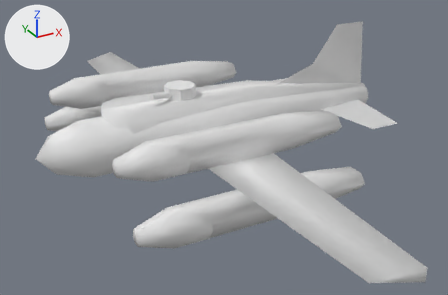
A saved change to the Blender file Assets/Models/Vehicles/Airplanes/bomber b lowpoly.blend.
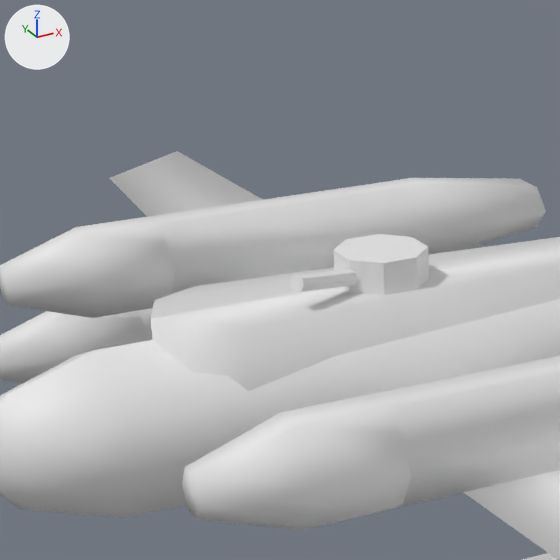
Old and new are each drawn whole from a 50 mm lens placed at (-15.11, -37.39, 15.25), pointed at (4.75, -1.28, -2.8) and again close up on the part from 11% to 54% of the width and 0% to 65% of the height. Every picture has the same lights, and +X, +Y and +Z are marked at upper left.
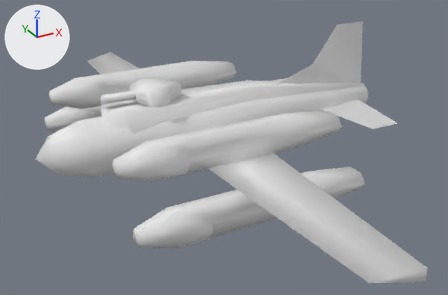
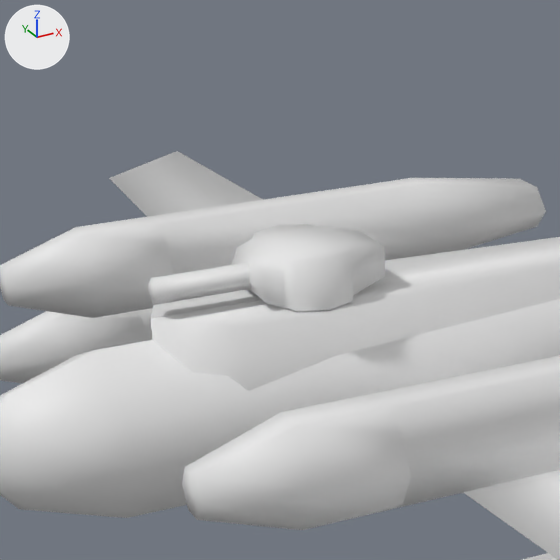
Changed parts and their boxes (x1, y1, x2, y2) in the close-ups (560 x 560 px):
'Cylinder', added: after (232, 224, 385, 311)
'Cylinder.007', deleted: before (291, 234, 429, 295)
'Cube', added: after (147, 262, 251, 305)

The change, as a list of edits to the scene's bpy script:
```text
Add me_cylinder:
    me_cylinder.from_pydata(...)  # 30 vertices, 26 faces; spans x -1.43..1.76, y -1.5..1.5, z -0.58..0.58
    me_cylinder.polygons.foreach_set('use_smooth', [True] * 26)
Add me_cube_001:
    me_cube_001.from_pydata([(-2.9, -0.32, 0.0), (-2.9, 0.0, 0.32), (-2.9, 0.0, -0.32), (-2.9, 0.32, 0.0), (-0.46, -0.32, 0.0), (-0.46, 0.0, 0.32), (-0.46, 0.0, -0.32), (-0.46, 0.32, 0.0)], [], [(1, 3, 2, 0), (3, 7, 6, 2), (5, 1, 0, 4), (0, 2, 6, 4), (5, 7, 3, 1)])
    me_cube_001.polygons.foreach_set('use_smooth', [True] * 5)
Remove ob_cylinder_007:
    ob_cylinder_007 = bpy.data.objects.new('Cylinder.007', me_cylinder_007)
    ob_cylinder_007.location = (1.99, 0.0, 1.5)
    ob_cylinder_007.rotation_euler = (0.0, 0.0, 0.4)  # degrees (0, 0, 23)
Add ob_cylinder:
    ob_cylinder = bpy.data.objects.new('Cylinder', me_cylinder)
    ob_cylinder.location = (0.0, 0.0, 1.84)
Add ob_cube:
    ob_cube = bpy.data.objects.new('Cube', me_cube_001)
    ob_cube.location = (-0.72, 0.0, 1.84)
```
